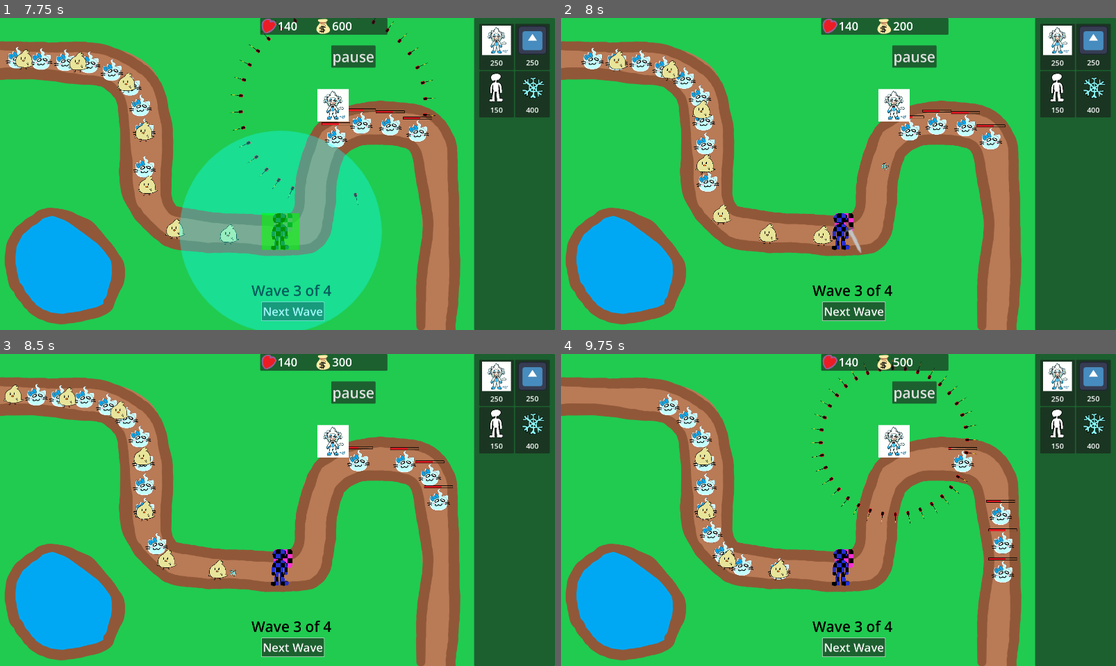
Above: before the commit, frames 1-4 (two rows, left to right).
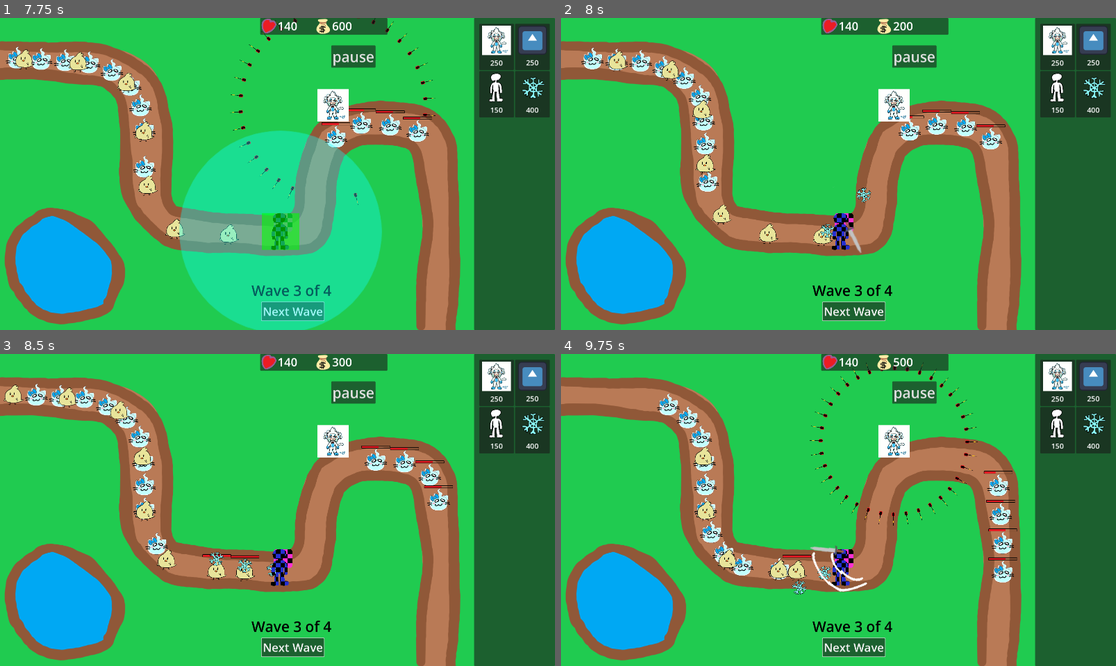
Above: after the commit, the same moments.

Repository: VitaminTree/Minki-Tower-Defense
Game: Godot game, scene res://UI/MainMenu.tscn
The game is run twice, just before and just after one commit, with the same random seed, the same clock (stepped at 60 frames per second) and the same inputs. The engine's default icon, where the game draws it, is replaced by a stand-in: a white triangle on a blue panel in a dark square.
Inputs (mouse positions are in pixels of both pictures, inside the frame that each line leads up to):
- Up to frame 1 (7.75 s): click "Play" at 0.5 s; click "pause" at 1.25 s; click "Continue" at 2 s; click "Next Wave" at 2.75 s; click "Next Wave" at 3.5 s; click "Next Wave" at 4.25 s; drag from (493, 46) to (333, 105) at 5.02 s; drag from (532, 46) to (283, 223) at 5.77 s; move the mouse to (493, 92) at 6.52 s; click (493, 92) at 6.67 s; drag from (532, 92) to (283, 230) at 7.27 s
- Up to frame 2 (8 s): no input
- Up to frame 3 (8.5 s): move the mouse to (444, 556) at 8.02 s; click (444, 556) at 8.17 s
- Up to frame 4 (9.75 s): drag from (672, 463) to (910, 538) at 8.77 s; move the mouse to (866, 510) at 9.52 s; click (866, 510) at 9.67 s

Frame 1 is identical in both runs. In frame 2, 0.1% of the frame differs, in the area x 46-60%, y 46-71%; in frame 3, 0.8%; in frame 4, 1.6%, in the area x 39-82%, y 1-78%.

Commit message:
Freeze tower shoots in a cone now
Also changed enemy health to floats so they support decimal damage now.

Diff:
--- a/Enemies/Dragoon.tscn
+++ b/Enemies/Dragoon.tscn
@@ -29,6 +29,5 @@
 offset_right = 50.0
 offset_bottom = -44.0
 value = 99.0
-rounded = true
 texture_over = ExtResource("3_2x1xh")
 texture_progress = ExtResource("4_a62ah")
--- a/Enemies/Wisp.tscn
+++ b/Enemies/Wisp.tscn
@@ -28,6 +28,5 @@
 offset_right = 50.0
 offset_bottom = -44.0
 value = 99.0
-rounded = true
 texture_over = ExtResource("3_jwq3f")
 texture_progress = ExtResource("4_tb64i")
--- a/Scripts/BasicEnemy.gd
+++ b/Scripts/BasicEnemy.gd
@@ -9,7 +9,7 @@
 # SOLUTION: Another variable "healthpoints" is created as a variable to be exported.
 # 	The enemy has no health when being created, but is assigned the value of healthpoints when entering the scene
 #	via the _ready() function
-var health: int:
+var health: float:
 	get:
 		return health
 	set(value):
--- a/Scripts/Statuses/Slow.gd
+++ b/Scripts/Statuses/Slow.gd
@@ -6,7 +6,7 @@
 	name = "Slow"
 
 func on_apply(target: Node) -> void:
-	target.speed *= 0.2
+	target.speed *= 0.4
 
 func on_remove(target: Node) -> void:
-	target.speed *= 5.0
+	target.speed *= 2.5
--- a/Towers/FreezingMinki.gd
+++ b/Towers/FreezingMinki.gd
@@ -3,3 +3,13 @@
 
 # TODO: Make this tower shoot very fasy, with an angle offset per shot.
 # This will make it look like it's shooting a cone of bullets
+func attack(tgt: Node2D, atk: PackedScene, origin: Marker2D) -> void:
+	var initialAngle: Vector2 = origin.global_position.direction_to(tgt.global_position)
+	# get a new angle plus/minus 15 degrees
+	var offset: float = deg_to_rad( (randi() % 30) - 15 )
+	var dart = atk.instantiate()
+	dart.direction = initialAngle.rotated(offset)
+	origin.add_child(dart)
+	dart.global_position = origin.global_position
+	dart.look_at(tgt.global_position)
+	dart.rotate(offset)
--- a/Towers/FreezingMinki.tscn
+++ b/Towers/FreezingMinki.tscn
@@ -31,7 +31,6 @@
 shape = SubResource("RectangleShape2D_6r78o")
 
 [node name="BulletOrigin" type="Marker2D" parent="."]
-position = Vector2(44, 0)
 
 [node name="BulletRange" type="Area2D" parent="."]
 
@@ -63,7 +62,7 @@
 theme_override_styles/panel = SubResource("StyleBoxTexture_up0c0")
 
 [node name="BulletCooldown" type="Timer" parent="."]
-wait_time = 0.5
+wait_time = 0.1
 one_shot = true
 
 [node name="Area" type="Panel" parent="."]
--- a/Towers/slowdownDart.tscn
+++ b/Towers/slowdownDart.tscn
@@ -4,22 +4,24 @@
 [ext_resource type="Texture2D" uid="uid://cvcyxobda58s6" path="res://Assets/snowflake.png" id="2_3ux0t"]
 
 [sub_resource type="RectangleShape2D" id="RectangleShape2D_hhhm1"]
-size = Vector2(41.7391, 24)
+size = Vector2(86.9565, 47)
 
 [node name="speedReducingDart" type="Area2D"]
 script = ExtResource("1_h8w7q")
+speed = 750
+penetration = 500
 
 [node name="CollisionShape2D" type="CollisionShape2D" parent="."]
-position = Vector2(-0.999998, 0)
+position = Vector2(-2, -0.5)
 scale = Vector2(0.575, 1)
 shape = SubResource("RectangleShape2D_hhhm1")
 
 [node name="Dart" type="Sprite2D" parent="."]
 rotation = 3.14159
-scale = Vector2(0.5, 0.5)
 texture = ExtResource("2_3ux0t")
 
 [node name="Timer" type="Timer" parent="."]
+wait_time = 0.33
 one_shot = true
 autostart = true
 
--- a/main.tscn
+++ b/main.tscn
@@ -60,8 +60,6 @@
 loop = false
 
 [node name="enemy_Wisp" parent="PathSpawner/Path2D/PathFollow2D" instance=ExtResource("4_3rbwm")]
-speed = 200
-payment = 5
 
 [node name="PathFollow2D2" type="PathFollow2D" parent="PathSpawner/Path2D"]
 position = Vector2(497.563, 386.289)
@@ -70,8 +68,6 @@
 loop = false
 
 [node name="enemy_Wisp" parent="PathSpawner/Path2D/PathFollow2D2" instance=ExtResource("4_3rbwm")]
-speed = 200
-payment = 5
 
 [node name="PathFollow2D3" type="PathFollow2D" parent="PathSpawner/Path2D"]
 position = Vector2(498.661, 486.113)
@@ -80,8 +76,6 @@
 loop = false
 
 [node name="enemy_Wisp" parent="PathSpawner/Path2D/PathFollow2D3" instance=ExtResource("4_3rbwm")]
-speed = 200
-payment = 5
 
 [node name="PathFollow2D4" type="PathFollow2D" parent="PathSpawner/Path2D"]
 position = Vector2(510.561, 584.759)
@@ -90,8 +84,6 @@
 loop = false
 
 [node name="enemy_Wisp" parent="PathSpawner/Path2D/PathFollow2D4" instance=ExtResource("4_3rbwm")]
-speed = 200
-payment = 5
 
 [node name="PathFollow2D5" type="PathFollow2D" parent="PathSpawner/Path2D"]
 position = Vector2(550.376, 674.677)
